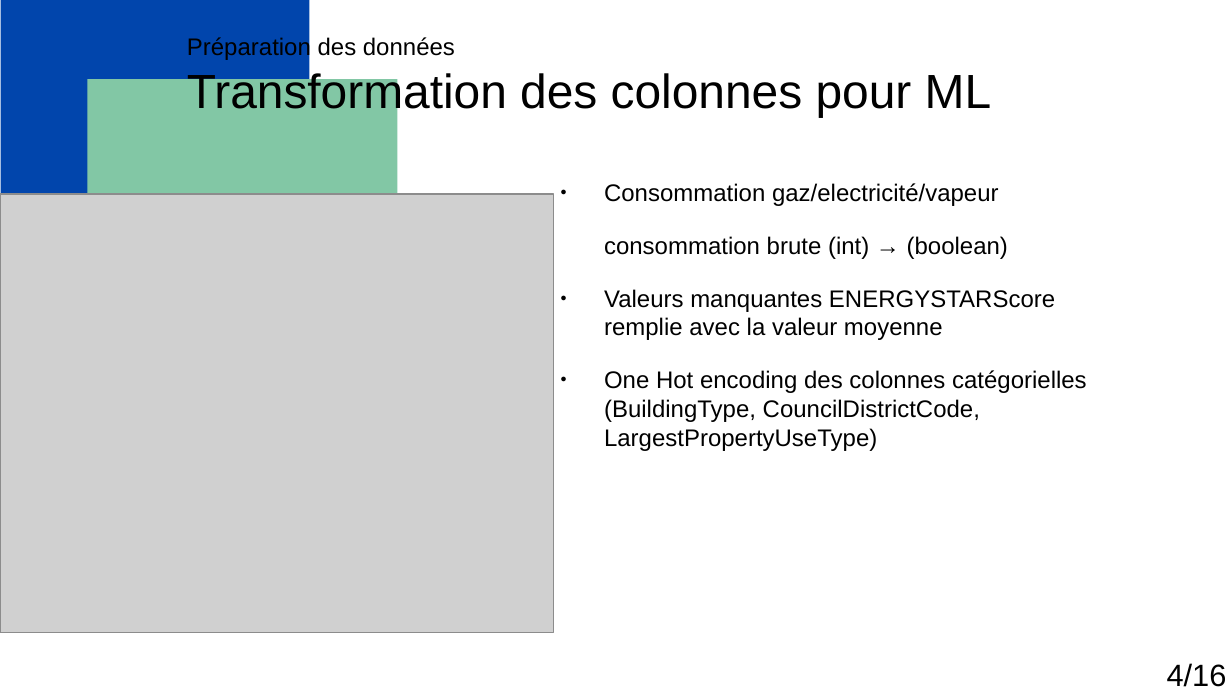
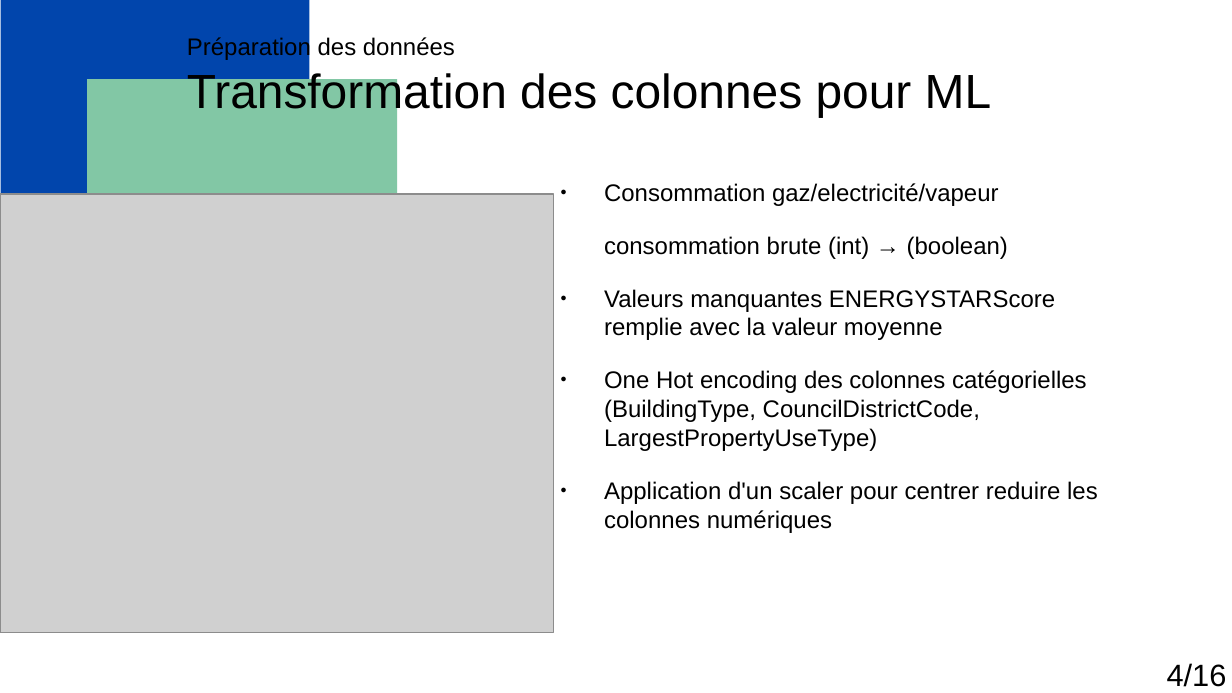
Before and after one commit to Florian-Biggio/Predict-Energy-and-CO2-for-building, a slide deck: slide 5 of Biggio_Florian_1_presentation_122024.odp. Drawn at 1232x693 pixels with LibreOffice and Linux fonts; fonts in the diff are those of the drawing; grey boxes stand for pictures. Boxes give left, top, right and bottom in pixels: in the first picture for what was removed or moved away, otherwise in the second. Text is boxed around its words. In the diff, an @@ line names an element or a change of style, - is before the commit and + after.

```diff
--- a/Biggio_Florian_1_presentation_122024.odp
+++ b/Biggio_Florian_1_presentation_122024.odp
@@ text at [604,481,1098,533]: paragraph added @@
+● Application d'un scaler pour centrer reduire les colonnes numériques
```
Also in this commit, not shown: 6 other slides changed, 6 slides added, 7 slides removed, 14 other files.
